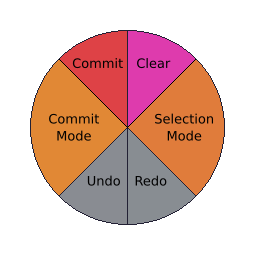
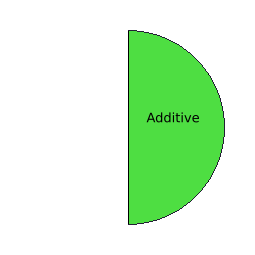
Comparing the layer stacks of the two w=255, h=255 images. Changes:
added group "secondary_commit_mode" with 13 layers above "secondary_clear" over [30, 30, 224, 225]
added group "committed" (1st of 2, in "secondary_commit_mode") with 4 layers in group "secondary_commit_mode" over [30, 30, 224, 225]
added layer "outline" (2nd of 14, in "secondary_commit_mode" › "committed") in group "committed" over [30, 30, 224, 225]
added layer "default" (2nd of 9, in "secondary_commit_mode" › "committed") in group "committed" over [128, 31, 224, 224]
moved "commit" into group "primary" over [30, 30, 224, 225]
hid "subtractive" over [30, 30, 128, 192]
hid "additive_hover" (2nd of 2, in "primary" › "commit") over [30, 30, 128, 192]
hid group "clear" (4 layers), moved it into group "primary" over [30, 30, 224, 225]
hid group "selection_mode" (4 layers), moved it into group "primary" over [30, 30, 224, 225]
hid group "redo" (5 layers), moved it into group "primary" over [30, 30, 224, 225]
hid "greyed" (1st of 2, in "primary" › "redo") over [128, 128, 224, 224]
hid group "undo" (5 layers), moved it into group "primary" over [30, 30, 224, 225]
hid "greyed" (2nd of 2, in "primary" › "undo") over [30, 128, 128, 225]
hid group "commit_mode" (4 layers), moved it into group "primary" over [30, 30, 224, 225]
painted on "default" (9th of 9, in "primary" › "commit_mode") over [30, 30, 128, 225]
